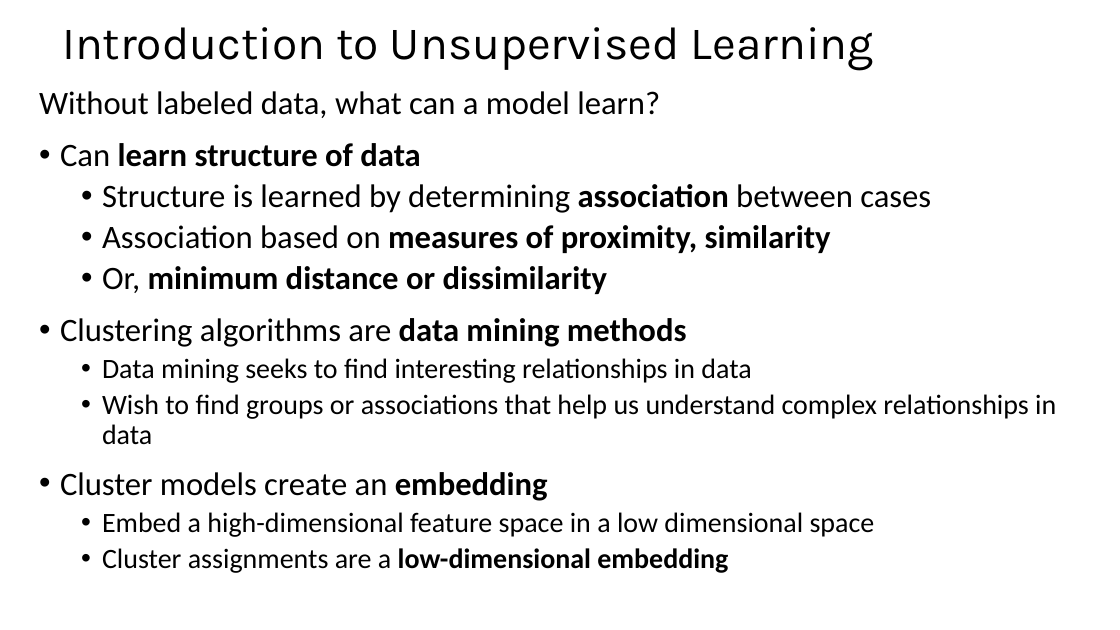
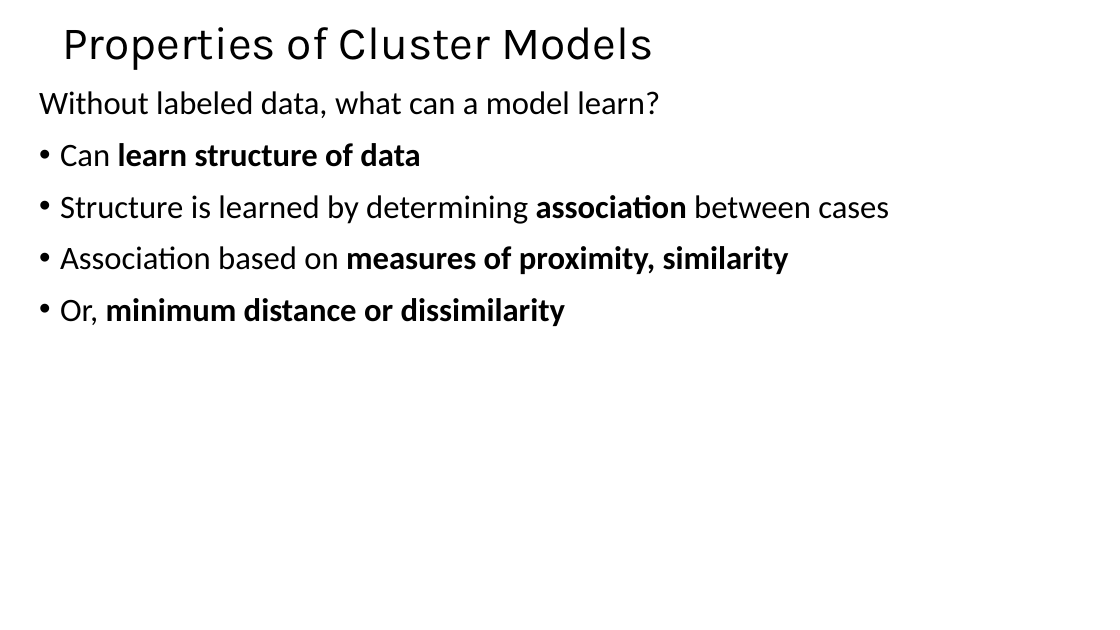
Before and after one commit to StephenElston/CSCI-E-108, a slide deck: slide 8 of slides/9_IntroductionToClustering.pptx (slide 5 before the commit). Drawn at 1120x630 pixels with LibreOffice and Linux fonts; fonts in the diff are those of the drawing. Boxes give left, top, right and bottom in pixels: in the first picture for what was removed or moved away, otherwise in the second. Text is boxed around its words. In the diff, an @@ line names an element or a change of style, - is before the commit and + after.

```diff
--- a/slides/9_IntroductionToClustering.pptx
+++ b/slides/9_IntroductionToClustering.pptx
@@ title at [62,27,654,70]: text changed @@
-Introduction to Unsupervised Learning
+Properties of Cluster Models
@@ text at [60,195,889,326]: list level 2 to 1 in "Structure is learned by determining ..."; list level 2 to 1 in "Association based on measures of ..."; list level 2 to 1 in "Or, minimum distance or dissimilarity" @@
@@ text at [60,318,1056,573]: paragraphs removed @@
-• Clustering algorithms are data mining methods
-  • Data mining seeks to find interesting relationships in data
-  • Wish to find groups or associations that help us understand complex relationships in data
-• Cluster models create an embedding
-  • Embed a high-dimensional feature space in a low dimensional space
-  • Cluster assignments are a low-dimensional embedding
```
Also in this commit, not shown: 14 other slides changed, 10 slides added.
